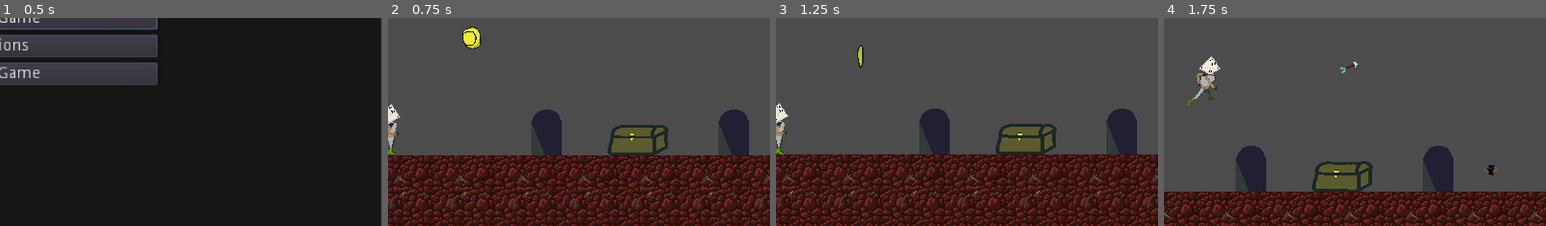
Above: before the commit, frames 1-4 (left to right).
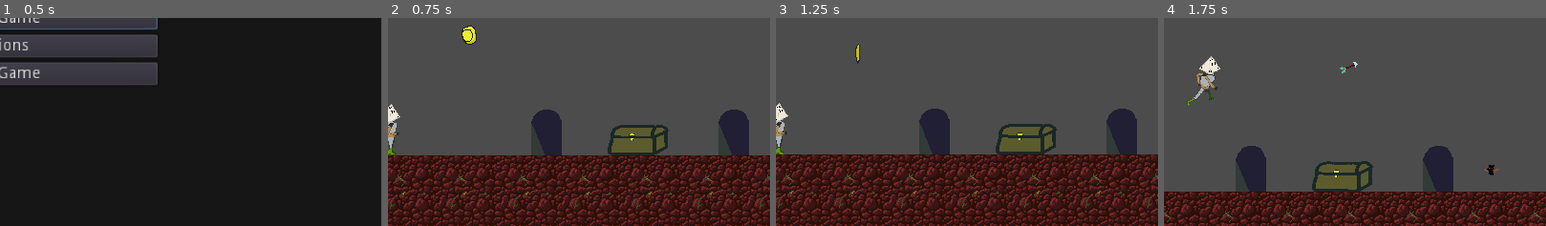
Above: after the commit, the same moments.

Repository: Gilgidane/GMTKgamejamTEAMIT
Game: Godot game, scene res://UI/MainMenu.tscn
The game is run twice, just before and just after one commit, with the same random seed, the same clock (stepped at 60 frames per second) and the same inputs. The engine's default icon, where the game draws it, is replaced by a stand-in: a white triangle on a blue panel in a dark square.
Inputs (mouse positions are % of the whole screen's width and height, from its top left):
- Up to frame 1 (0.5 s): no input
- Up to frame 2 (0.75 s): click "Start Game" at 0.5 s
- Up to frame 3 (1.25 s): no input
- Up to frame 4 (1.75 s): tap Enter (ui_accept) at 1.25 s; move the mouse to (72, 45) at 1.27 s; hold Right (ui_right) from 1.28 s (still down); click (72, 45) at 1.35 s; tap Space (jump) at 1.52 s
The pictures show only the part of the screen within x 50-100%, y 33-83%; the shares and areas given below are measured in that part.

Frame 1 is identical in both runs. In frame 2, 0.3% of the frame differs, in the area x 19-25%, y 3-16%; in frame 3, 0.2%; in frame 4, nothing differs.

Commit message:
coins from chests

Diff:
--- a/GMTK Game Jam/Coin.gd
+++ b/GMTK Game Jam/Coin.gd
@@ -18,4 +18,6 @@
 
 func _on_PlayerDetection_body_entered(body):
 	if body.name == "Player":
+		PlayerStats.coins += 1
+		print(PlayerStats.coins)
 		coin.queue_free()
--- a/GMTK Game Jam/LootChest.gd
+++ b/GMTK Game Jam/LootChest.gd
@@ -1,6 +1,9 @@
 extends KinematicBody2D
 
 export(PackedScene) var object_scene = null
+
+const Coin = preload("res://Main/Coin.tscn")
+onready var chest = self
 
 var is_player_overlap: bool = false
 var is_opened: bool = false
@@ -34,14 +37,27 @@
 	roll_loot_table()
 
 func roll_loot_table():
-	var loot_roll = rng.randf_range(1,100)
-	if loot_roll <= 20:
-		print("BAT")
-	elif loot_roll <= 40:
-		print("COINS")
-	elif loot_roll <= 60:
-		print("HEARTS")
-	elif loot_roll <= 80:
-		print("DICE")
-	else:
-		print("JACKPOT")
+	#var loot_roll = rng.randf_range(1,100)
+	#if loot_roll <= 20:
+	#	print("BAT")
+	#elif loot_roll <= 40:
+	#	print("COINS")
+	#	spawn_coins()
+	#elif loot_roll <= 60:
+	#	print("HEARTS")
+	#elif loot_roll <= 80:
+	#	print("DICE")
+	#else:
+	#	print("JACKPOT")
+	spawn_coins()
+
+func spawn_coins():
+	var coin_amount = rng.randi_range(3,5)
+	print(coin_amount)
+	for i in range(1, coin_amount+1):
+		var coin = Coin.instance()
+		var coin_x = rng.randi_range(1,10)-5
+		var coin_y = rng.randi_range(1,10)-50
+
+		coin.position = Vector2(chest.position[0] + coin_x, chest.position[1] + coin_y)
+		get_tree().get_root().add_child(coin)
--- a/GMTK Game Jam/Main/Coin.tscn
+++ b/GMTK Game Jam/Main/Coin.tscn
@@ -7,7 +7,7 @@
 [ext_resource path="res://Coin_2.png" type="Texture" id=5]
 
 [sub_resource type="RectangleShape2D" id=1]
-extents = Vector2( 11, 13 )
+extents = Vector2( 8, 10 )
 
 [sub_resource type="SpriteFrames" id=2]
 animations = [ {
@@ -18,18 +18,19 @@
 } ]
 
 [sub_resource type="RectangleShape2D" id=3]
-extents = Vector2( 11, 13 )
+extents = Vector2( 8, 10.125 )
 
 [node name="Coin" type="RigidBody2D"]
 mass = 0.510204
 script = ExtResource( 1 )
 
 [node name="CollisionShape2D" type="CollisionShape2D" parent="."]
+position = Vector2( -2, -3 )
 shape = SubResource( 1 )
 
 [node name="AnimatedSprite" type="AnimatedSprite" parent="."]
-position = Vector2( -4.76837e-07, 0 )
-scale = Vector2( 0.0712553, 0.0614887 )
+position = Vector2( -2.5, -3 )
+scale = Vector2( 0.0556186, 0.051948 )
 frames = SubResource( 2 )
 animation = "idle"
 frame = 3
@@ -37,6 +38,7 @@
 [node name="PlayerDetection" type="Area2D" parent="."]
 
 [node name="Detect" type="CollisionShape2D" parent="PlayerDetection"]
+position = Vector2( -2, -2.875 )
 shape = SubResource( 3 )
 
 [connection signal="body_entered" from="PlayerDetection" to="." method="_on_PlayerDetection_body_entered"]
--- a/GMTK Game Jam/Stats.gd
+++ b/GMTK Game Jam/Stats.gd
@@ -2,7 +2,9 @@
 
 export(int) var max_health = 1 setget set_max_health
 var health = max_health setget set_health
+var coins = 0 setget set_coins
 
+signal coins_updated
 signal no_health
 signal health_changed(value)
 signal max_health_changed(value)
@@ -18,6 +20,10 @@
 	if health <= 0:
 		emit_signal("no_health")
 
+func set_coins(value):
+	coins = value
+	emit_signal("coins_updated")
+
 
 func _ready():
 	self.health = max_health
--- /dev/null
+++ b/GMTK Game Jam/UI/GUI.gd
@@ -0,0 +1,16 @@
+extends Control
+
+
+onready var game_overlay = get_node("Game_Overlay")
+
+
+# Called when the node enters the scene tree for the first time.
+func _ready():
+	show_hud()
+
+func show_hud():
+	game_overlay.visible = true
+
+# Called every frame. 'delta' is the elapsed time since the previous frame.
+#func _process(delta):
+#	pass
--- a/GMTK Game Jam/UI/GUI.tscn
+++ b/GMTK Game Jam/UI/GUI.tscn
@@ -1,7 +1,23 @@
-[gd_scene load_steps=2 format=2]
+[gd_scene load_steps=3 format=2]
 
 [ext_resource path="res://UI/PauseMenu.tscn" type="PackedScene" id=1]
+[ext_resource path="res://UI/GUI.gd" type="Script" id=2]
 
 [node name="GUI" type="CanvasLayer"]
+script = ExtResource( 2 )
 
 [node name="PauseMenu" parent="." instance=ExtResource( 1 )]
+
+[node name="Game_Overlay" type="CanvasLayer" parent="."]
+layer = 100
+
+[node name="Label" type="Label" parent="Game_Overlay"]
+anchor_left = 0.902
+anchor_top = 0.858
+anchor_right = 0.902
+anchor_bottom = 0.858
+margin_left = -15.3201
+margin_top = 13.12
+margin_right = 46.6799
+margin_bottom = 27.12
+text = "Coins: %s"
--- /dev/null
+++ b/GMTK Game Jam/UI/HUD.tscn
@@ -0,0 +1,3 @@
+[gd_scene format=2]
+
+[node name="HUD" type="CanvasLayer"]
